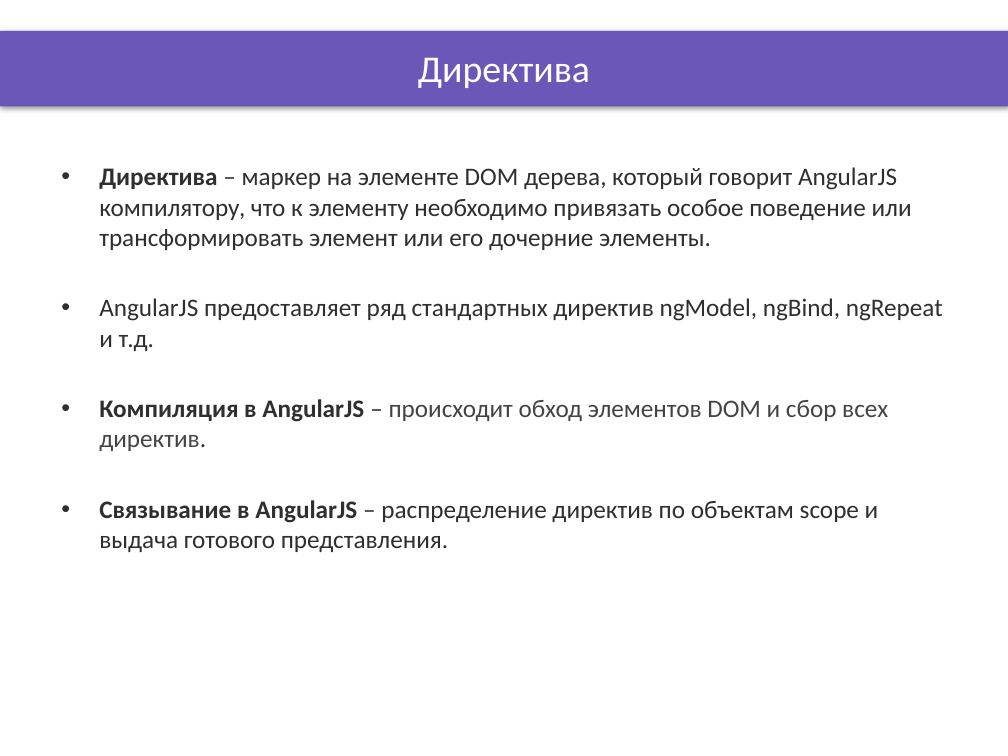
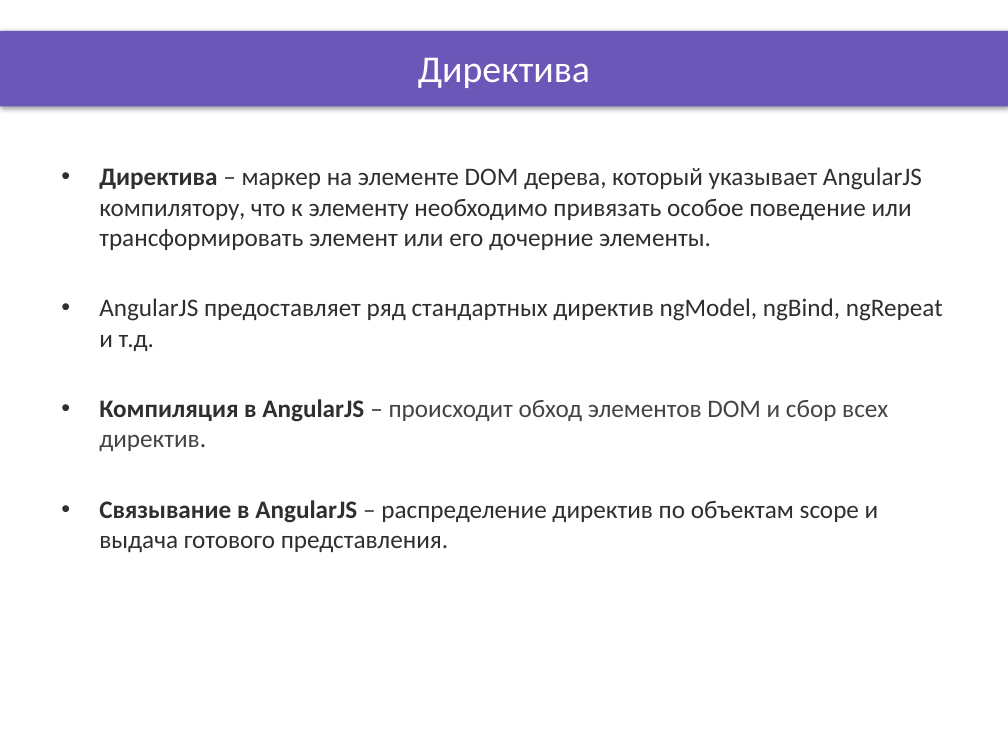
Before and after one commit to OleksandrPetryk/ignite, a slide deck: slide 2 of AngularJS/lesson_17/Presentation/Directives_1.pptx. Drawn at 1008x756 pixels with LibreOffice and Linux fonts; fonts in the diff are those of the drawing; background and template pictures are left out. Boxes give left, top, right and bottom in pixels: in the first picture for what was removed or moved away, otherwise in the second. Text is boxed around its words. In the diff, an @@ line names an element or a change of style, - is before the commit and + after.

```diff
--- a/AngularJS/lesson_17/Presentation/Directives_1.pptx
+++ b/AngularJS/lesson_17/Presentation/Directives_1.pptx
@@ text at (99, 167, 922, 250): text changed @@
-• Директива – маркер на элементе DOM дерева, который говорит AngularJS компилятору, что к элементу необходимо привязать особое поведение или трансформировать элемент или его дочерние элементы.
+• Директива – маркер на элементе DOM дерева, который указывает AngularJS компилятору, что к элементу необходимо привязать особое поведение или трансформировать элемент или его дочерние элементы.
```
Also in this commit, not shown: 16 other files.
